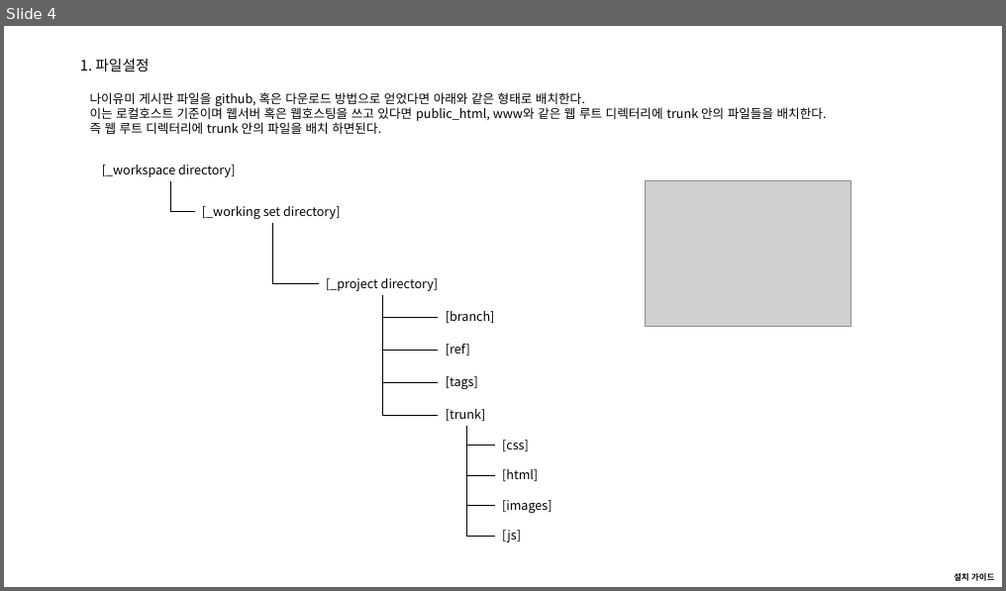
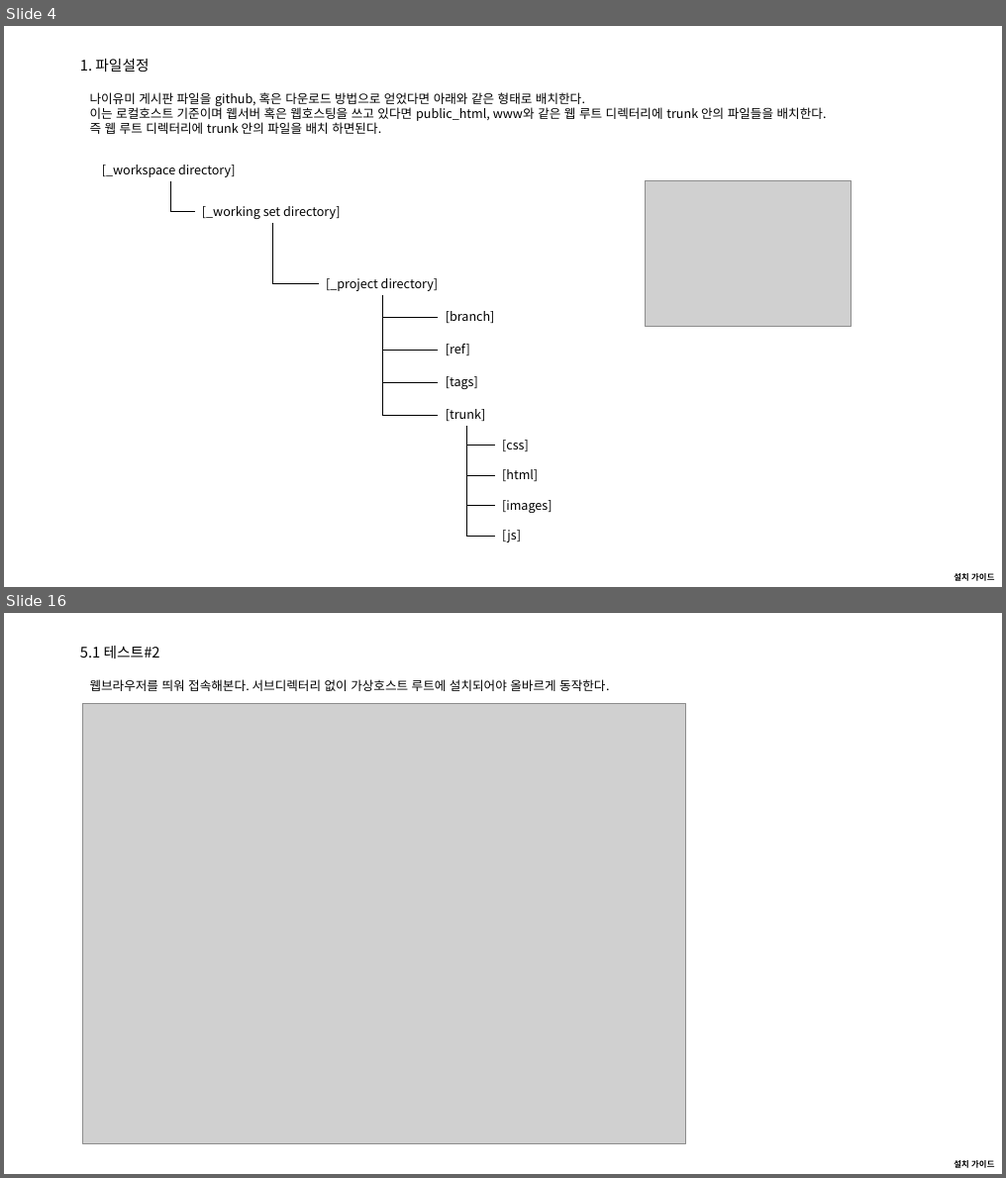
Before and after one commit to naiyumie/nboard, a slide deck: ref/00.architect/04. install guide(설치 가이드).pptx. Shown one above the other, each under a label of ours: slide 4 before the commit, slides 4 and 16 after it; the slides between them are not shown. The pictures are 1006x591 and 1006x1178 pixels, drawn with LibreOffice and Linux fonts; fonts in the diff are those of the drawing; grey boxes stand for pictures. Boxes give left, top, right and bottom in pixels: in the first picture for what was removed or moved away, otherwise in the second. Text is boxed around its words. In the diff, an @@ line names an element or a change of style, - is before the commit and + after.

```diff
--- a/ref/00.architect/04. install guide(설치 가이드).pptx
+++ b/ref/00.architect/04. install guide(설치 가이드).pptx
@@ slide 16 added at [4, 613, 1002, 1174], background #FFFFFF; not listed: 1 template element that a slide beside it also shows @@
@@ title added at [80, 646, 160, 659], 14 pt, text #000000 @@
+5.1 테스트#2
@@ text added at [90, 679, 609, 691], 12 pt, text #000000 @@
+웹브라우저를 띄워 접속해본다. 서브디렉터리 없이 가상호스트 루트에 설치되어야 올바르게 동작한다.
@@ picture added at [83, 703, 686, 1144] @@
```
Also in this commit, not shown: 7 slides changed, 5 other slides added, 1 slide removed, 4 other files.
